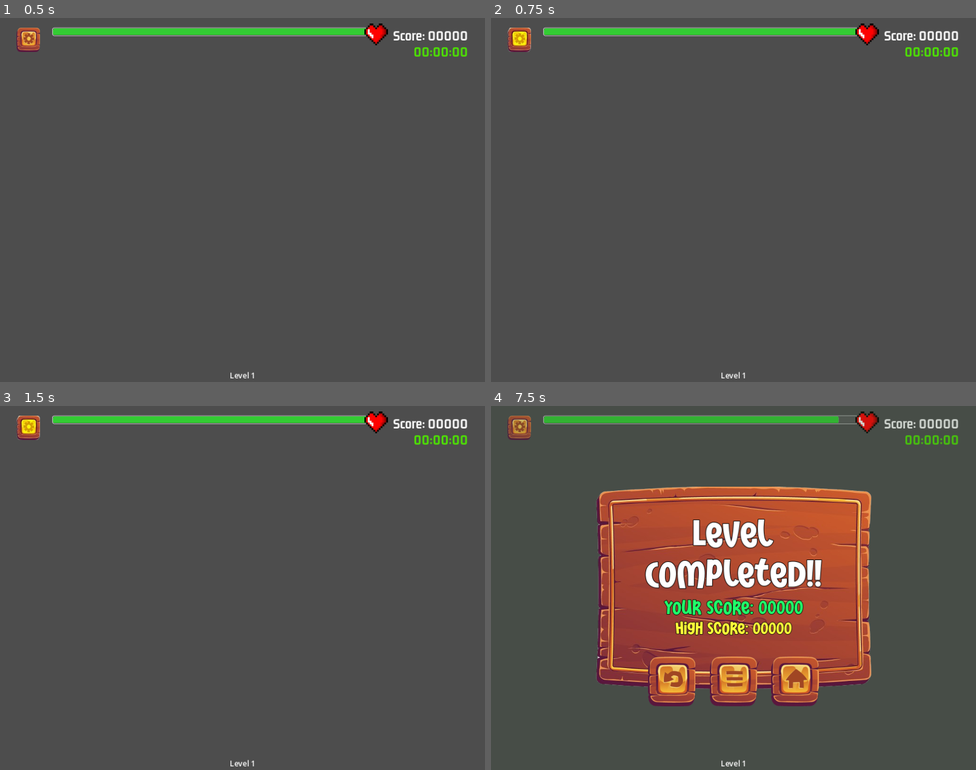
Above: before the commit, frames 1-4 (two rows, left to right).
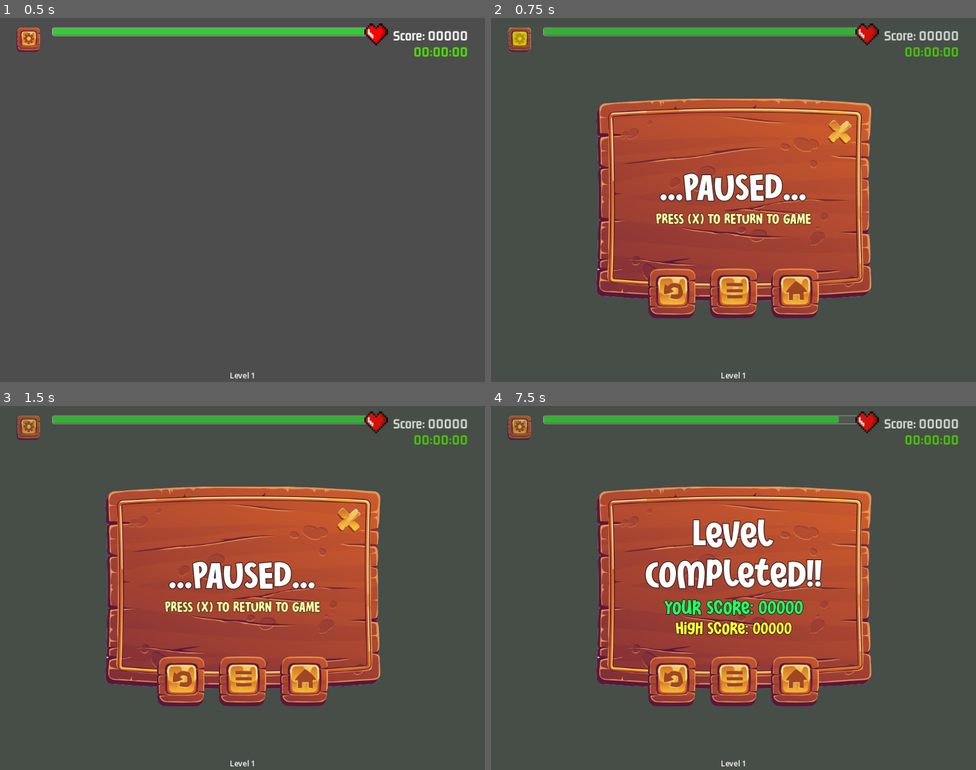
Above: after the commit, the same moments.

Repository: duynguyen-workspace/cosc2634-asm3-team6
Game: Godot game, scene res://models/level_base/levels/level_1.tscn
Two runs of this game, one before a commit and one after it. Both use one fixed random seed, a clock stepped at 60 frames per second and the inputs below. The project has no main scene, so this scene is started directly.
Inputs (mouse positions are in pixels of both pictures, inside the frame that each line leads up to):
- Up to frame 1 (0.5 s): no input
- Up to frame 2 (0.75 s): click (520, 39) at 0.52 s
- Up to frame 3 (1.5 s): click (29, 427) at 1.27 s
- Up to frame 4 (7.5 s): click (670, 682) at 2.02 s; click (520, 427) at 2.77 s; click (670, 682) at 3.52 s; click (520, 427) at 4.27 s; click (670, 682) at 5.02 s; tap Enter at 5.75, 7.25 s; move the mouse to (840, 569) at 5.77 s; tap G (game_over) at 5.85 s; click (840, 569) at 5.92 s; tap Space at 6.5 s; move the mouse to (636, 606) at 6.52 s; tap H (hit) at 6.6 s; click (636, 606) at 6.67 s; move the mouse to (782, 507) at 7.27 s; tap L (level_completed) at 7.35 s; click (782, 507) at 7.42 s

Frame 1 is identical in both runs. In frame 2, 34% of the frame differs, in the area x 3-97%, y 2-83%; in frame 3, 34%; in frame 4, less than 0.1%.

Commit message:
options menu

Diff:
--- a/views/hud/hud.gd
+++ b/views/hud/hud.gd
@@ -9,6 +9,8 @@
 @onready var level_selection_button = $ColorRect/MC_EndGameMenu/VB_Buttons/HB_Buttons/LevelSelectionButton
 @onready var main_button = $ColorRect/MC_EndGameMenu/VB_Buttons/HB_Buttons/MainButton
 @onready var health_bar = $MC/HB/HealthBar
+@onready var mc_options_menu = $ColorRect/MC_EndGameMenu/NinePatchRect/MC_OptionsMenu
+@onready var close_options_button = $ColorRect/MC_EndGameMenu/NinePatchRect/CloseOptionsButton
 
 
 
@@ -32,6 +34,12 @@
 	color_rect.visible = true
 
 
+func on_game_paused() -> void:
+	show_hud()
+	mc_options_menu.visible = true
+	close_options_button.visible = true
+	get_tree().paused = false
+
 func on_level_completed() -> void:
 	show_hud()
 	mc_level_completed.visible = true
@@ -54,3 +62,14 @@
 
 func _on_main_button_pressed():
 	GameManager.load_main_scene()
+
+
+func _on_close_options_button_pressed():
+	color_rect.visible = false
+	mc_options_menu.visible = false
+	close_options_button.visible = false
+
+
+
+func _on_options_button_pressed():
+	on_game_paused()
--- a/views/hud/hud.tscn
+++ b/views/hud/hud.tscn
@@ -13,6 +13,7 @@
 [ext_resource type="LabelSettings" uid="uid://fmjiodbr65mw" path="res://assets/fonts/yellow_35.tres" id="10_sclsb"]
 [ext_resource type="Texture2D" uid="uid://elk23x4ahcuf" path="res://assets/images/level_selection_button.png" id="10_ypa61"]
 [ext_resource type="Texture2D" uid="uid://bj31ju25ok2cf" path="res://assets/images/main_home_button.png" id="11_3ctqv"]
+[ext_resource type="Texture2D" uid="uid://rdpndaayut28" path="res://assets/images/close_options_button.png" id="11_rrsu6"]
 
 [sub_resource type="LabelSettings" id="LabelSettings_3jpe5"]
 font = ExtResource("1_qsimt")
@@ -64,7 +65,7 @@
 size_flags_vertical = 0
 theme_override_constants/separation = 25
 
-[node name="TextureButton" type="TextureButton" parent="MC/HB"]
+[node name="OptionsButton" type="TextureButton" parent="MC/HB"]
 layout_mode = 2
 size_flags_horizontal = 4
 size_flags_vertical = 0
@@ -166,6 +167,34 @@
 horizontal_alignment = 1
 vertical_alignment = 1
 
+[node name="MC_OptionsMenu" type="MarginContainer" parent="ColorRect/MC_EndGameMenu/NinePatchRect"]
+visible = false
+layout_mode = 1
+anchors_preset = 15
+anchor_right = 1.0
+anchor_bottom = 1.0
+grow_horizontal = 2
+grow_vertical = 2
+
+[node name="VB" type="VBoxContainer" parent="ColorRect/MC_EndGameMenu/NinePatchRect/MC_OptionsMenu"]
+layout_mode = 2
+size_flags_horizontal = 4
+size_flags_vertical = 4
+
+[node name="OptionsLabel" type="Label" parent="ColorRect/MC_EndGameMenu/NinePatchRect/MC_OptionsMenu/VB"]
+layout_mode = 2
+text = "...PAUSED..."
+label_settings = ExtResource("8_2hyhf")
+horizontal_alignment = 1
+vertical_alignment = 1
+
+[node name="GameOverLabel2" type="Label" parent="ColorRect/MC_EndGameMenu/NinePatchRect/MC_OptionsMenu/VB"]
+layout_mode = 2
+text = "PRESS (X) TO RETURN TO GAME"
+label_settings = SubResource("LabelSettings_1lekt")
+horizontal_alignment = 1
+vertical_alignment = 1
+
 [node name="MC_LevelCompleted" type="MarginContainer" parent="ColorRect/MC_EndGameMenu/NinePatchRect"]
 visible = false
 layout_mode = 1
@@ -203,6 +232,21 @@
 horizontal_alignment = 1
 vertical_alignment = 1
 
+[node name="CloseOptionsButton" type="TextureButton" parent="ColorRect/MC_EndGameMenu/NinePatchRect"]
+visible = false
+layout_mode = 1
+anchors_preset = 1
+anchor_left = 1.0
+anchor_right = 1.0
+offset_left = -93.5
+offset_top = 45.0
+offset_right = -43.5
+offset_bottom = 98.0
+grow_horizontal = 0
+size_flags_horizontal = 8
+size_flags_vertical = 0
+texture_normal = ExtResource("11_rrsu6")
+
 [node name="VB_Buttons" type="VBoxContainer" parent="ColorRect/MC_EndGameMenu"]
 layout_mode = 2
 size_flags_horizontal = 4
@@ -226,6 +270,8 @@
 layout_mode = 2
 texture_normal = ExtResource("11_3ctqv")
 
+[connection signal="pressed" from="MC/HB/OptionsButton" to="." method="_on_options_button_pressed"]
+[connection signal="pressed" from="ColorRect/MC_EndGameMenu/NinePatchRect/CloseOptionsButton" to="." method="_on_close_options_button_pressed"]
 [connection signal="pressed" from="ColorRect/MC_EndGameMenu/VB_Buttons/HB_Buttons/TryAgainButton" to="." method="_on_try_again_button_pressed"]
 [connection signal="pressed" from="ColorRect/MC_EndGameMenu/VB_Buttons/HB_Buttons/LevelSelectionButton" to="." method="_on_level_selection_button_pressed"]
 [connection signal="pressed" from="ColorRect/MC_EndGameMenu/VB_Buttons/HB_Buttons/MainButton" to="." method="_on_main_button_pressed"]
Binary file added: assets/images/close_options_button.png
Not shown, added: assets/images/close_options_button.png.import
Not shown: 1 places in views/hud/hud.tscn that only renumber resources
